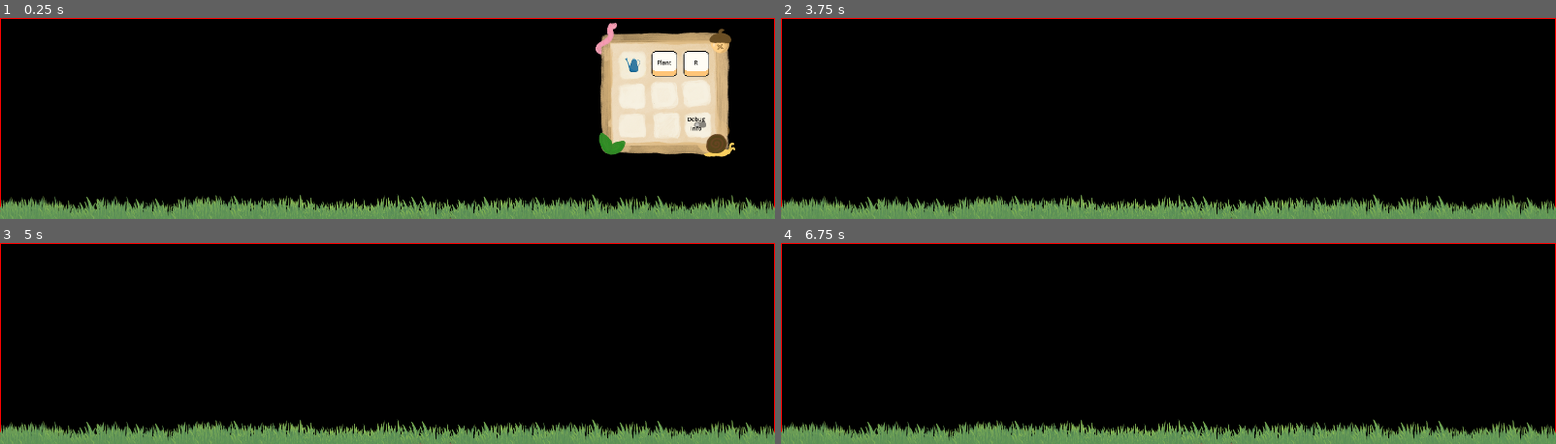
Above: before the commit, frames 1-4 (two rows, left to right).
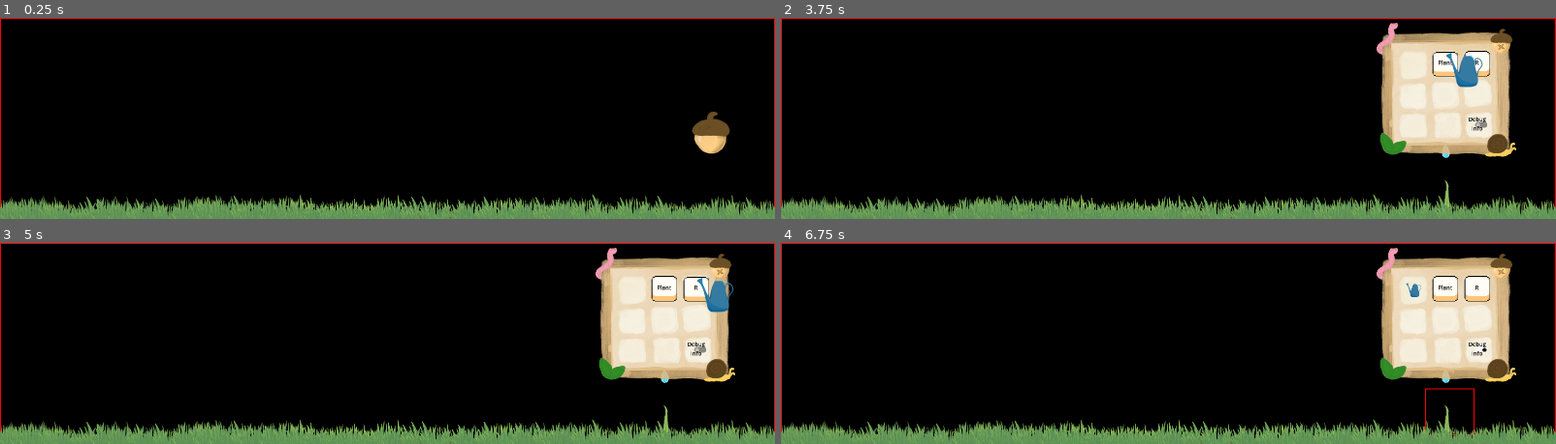
Above: after the commit, the same moments.

Repository: 9er-tom/desktop-forest
Game: Godot game, scene res://main.tscn
Two runs of this game, one before a commit and one after it. Both use one fixed random seed, a clock stepped at 60 frames per second and the inputs below.
Inputs (mouse positions are in pixels of both pictures, inside the frame that each line leads up to):
- Up to frame 1 (0.25 s): no input
- Up to frame 2 (3.75 s): click (1494, 132) at 0.5 s; click (1501, 42) at 1.25 s; click (1494, 132) at 2.02 s; click (1408, 66) at 2.77 s; click (1447, 64) at 3.5 s, where only the run after the commit has a clickable "Plant"
- Up to frame 3 (5 s): click (697, 289) at 4.25 s, where only the run after the commit has a clickable "R"
- Up to frame 4 (6.75 s): click (1478, 349) at 5 s, where only the run after the commit has a clickable "Debug Info"; click (1501, 267) at 5.77 s; click (1494, 357) at 6.52 s

The runs differ from the first frame. In frame 1, 10% of the frame differs, in the area x 76-95%, y 2-70%; in frame 2, 10%; in frame 3, 10%; in frame 4, 10%, in the area x 76-95%, y 2-96%.

Commit message:
toolbox ref cleanup

Diff:
--- a/main.tscn
+++ b/main.tscn
@@ -30,7 +30,7 @@
 grow_horizontal = 2
 grow_vertical = 2
 script = ExtResource("1_h2yge")
-toolboxWindow = NodePath("ToolboxUi/toolbox")
+toolboxWindow = NodePath("")
 toolboxButton = NodePath("ToolboxUi/toolboxToggleButton")
 mainWindowReference = NodePath("ReferenceRect")
 windowHeight = 500
@@ -73,6 +73,7 @@
 hideElement = NodePath(".")
 
 [node name="toolbox" type="TextureRect" parent="ToolboxUi" node_paths=PackedStringArray("waterButton", "shovelButton", "cursorTool")]
+visible = false
 z_index = 400
 layout_mode = 0
 offset_right = 350.0
@@ -81,9 +82,10 @@
 texture = ExtResource("5_efxa6")
 expand_mode = 5
 script = ExtResource("8_2cqfq")
-waterButton = NodePath("WaterBtn/Button")
+waterButton = NodePath("WaterBtn")
 shovelButton = NodePath("RemoveBtn")
 cursorTool = NodePath("../../CursorTool")
+metadata/_custom_type_script = "uid://cbmt6774vgyy6"
 
 [node name="TextureButton" type="TextureButton" parent="ToolboxUi/toolbox" node_paths=PackedStringArray("cursorTool", "showElement", "hideElement")]
 layout_mode = 0
@@ -96,29 +98,16 @@
 showElement = NodePath("../../toolboxToggleButton")
 hideElement = NodePath("..")
 
-[node name="WaterBtn" type="TextureRect" parent="ToolboxUi/toolbox"]
+[node name="WaterBtn" type="TextureButton" parent="ToolboxUi/toolbox"]
 texture_filter = 3
 layout_mode = 2
 offset_left = 51.0
 offset_top = 85.0
 offset_right = 115.0
 offset_bottom = 149.0
-texture = ExtResource("10_074og")
-expand_mode = 3
-
-[node name="Button" type="Button" parent="ToolboxUi/toolbox/WaterBtn"]
-layout_mode = 1
-anchors_preset = 15
-anchor_right = 1.0
-anchor_bottom = 1.0
-offset_left = 11.0
-offset_top = -2.0
-offset_right = 11.0
-offset_bottom = -2.0
-grow_horizontal = 2
-grow_vertical = 2
-toggle_mode = true
-flat = true
+texture_normal = ExtResource("10_074og")
+ignore_texture_size = true
+stretch_mode = 0
 
 [node name="SpawnBtn" type="TextureButton" parent="ToolboxUi/toolbox"]
 texture_filter = 3
@@ -204,7 +193,7 @@
 label_settings = SubResource("LabelSettings_272bh")
 horizontal_alignment = 1
 
-[node name="CursorTool" type="AnimatedSprite2D" parent="." node_paths=PackedStringArray("waterButton")]
+[node name="CursorTool" type="AnimatedSprite2D" parent="." node_paths=PackedStringArray("toolbox")]
 visible = false
 z_index = 1000
 z_as_relative = false
@@ -212,7 +201,7 @@
 sprite_frames = ExtResource("17_yaehf")
 animation = &"wateringCan"
 script = ExtResource("14_w48qg")
-waterButton = NodePath("../ToolboxUi/toolbox/WaterBtn")
+toolbox = NodePath("../ToolboxUi/toolbox")
 
 [node name="GroundSlot" type="Control" parent="."]
 layout_mode = 1
--- a/prefabs/plant.tscn
+++ b/prefabs/plant.tscn
@@ -54,7 +54,7 @@
 mouse_default_cursor_shape = 2
 script = ExtResource("1_bswx0")
 outlineMaterial = SubResource("ShaderMaterial_nb6st")
-growthStageTime = 2.0
+growthStageTime = 1800.0
 wateringDuration = 2.5
 
 [node name="AnimatedSprite2D" type="AnimatedSprite2D" parent="."]
--- a/scripts/groundSpawner.gd
+++ b/scripts/groundSpawner.gd
@@ -33,5 +33,4 @@
 	plantNode.position = spawnGrid[spawnGridIndex]
 	plantNode.position.y = get_parent().position.y - plantNode.position.y
 	spawnGrid.remove_at(spawnGridIndex)
-	print_debug(spawnGrid)
 	get_tree().root.add_child(plantNode)
--- a/scripts/ui/closeToolboxButton.gd
+++ b/scripts/ui/closeToolboxButton.gd
@@ -12,3 +12,4 @@
 	hideElement.visible = !hideElement.visible
 
 	cursorTool.set_current_tool(CursorTool.GardenTools.NONE)
+	(get_parent() as Toolbox).show_all_tool_buttons()
--- a/scripts/ui/cursorTool.gd
+++ b/scripts/ui/cursorTool.gd
@@ -1,8 +1,7 @@
-extends AnimatedSprite2D
-class_name CursorTool
+class_name CursorTool extends AnimatedSprite2D
 
 @export var mouseOffset := Vector2(20,20)
-@export var waterButton: Control
+@export var toolbox : Toolbox
 
 var lastButton: Control
 # icons should be 256x256
@@ -25,8 +24,8 @@
 	currentTool = tool
 	match currentTool:
 		GardenTools.WATERING_CAN:
-			waterButton.visible = false
-			lastButton = waterButton
+			toolbox.waterButton.visible = false
+			lastButton = toolbox.waterButton
 			animation = "wateringCan"
 			frame = 0
 		GardenTools.SHOVEL:
--- a/scripts/ui/toolbox.gd
+++ b/scripts/ui/toolbox.gd
@@ -1,4 +1,4 @@
-extends Control
+class_name Toolbox extends TextureRect
 
 @export var waterButton: BaseButton
 @export var shovelButton: BaseButton
@@ -10,3 +10,7 @@
 
 func _on_toolbutton_pressed(tool: CursorTool.GardenTools):
 	cursorTool.set_current_tool(tool)
+
+func show_all_tool_buttons():
+	waterButton.visible = true
+	shovelButton.visible = true
